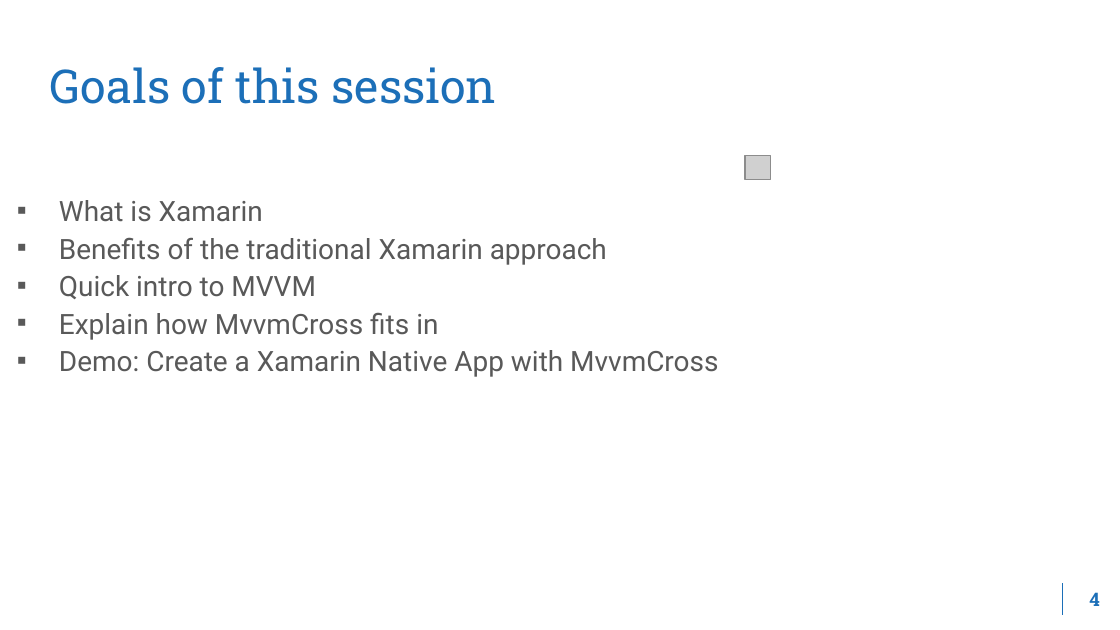
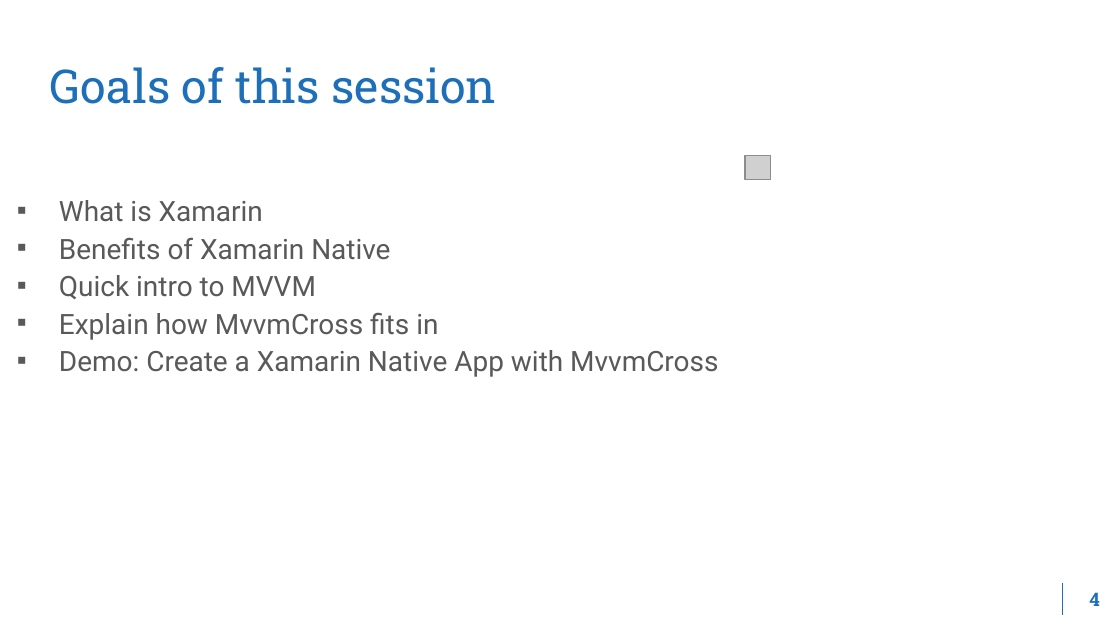
Before and after one commit to Xablu/TechDays2017, a slide deck: slide 4 of Building Native Designed App with Xamarin and MvvmCross.pptx. Drawn at 1120x630 pixels with LibreOffice and Linux fonts; fonts in the diff are those of the drawing; grey boxes stand for pictures; background and template pictures are left out. Boxes give left, top, right and bottom in pixels: in the first picture for what was removed or moved away, otherwise in the second. Text is boxed around its words. In the diff, an @@ line names an element or a change of style, - is before the commit and + after.

Commit message:
Fixed some spelling mistakes in the presentation

```diff
--- a/Building Native Designed App with Xamarin and MvvmCross.pptx
+++ b/Building Native Designed App with Xamarin and MvvmCross.pptx
@@ text at [59, 237, 390, 260]: text changed @@
-▪ Benefits of the traditional Xamarin approach
+▪ Benefits of Xamarin Native
```
Also in this commit, not shown: 4 other slides changed.
